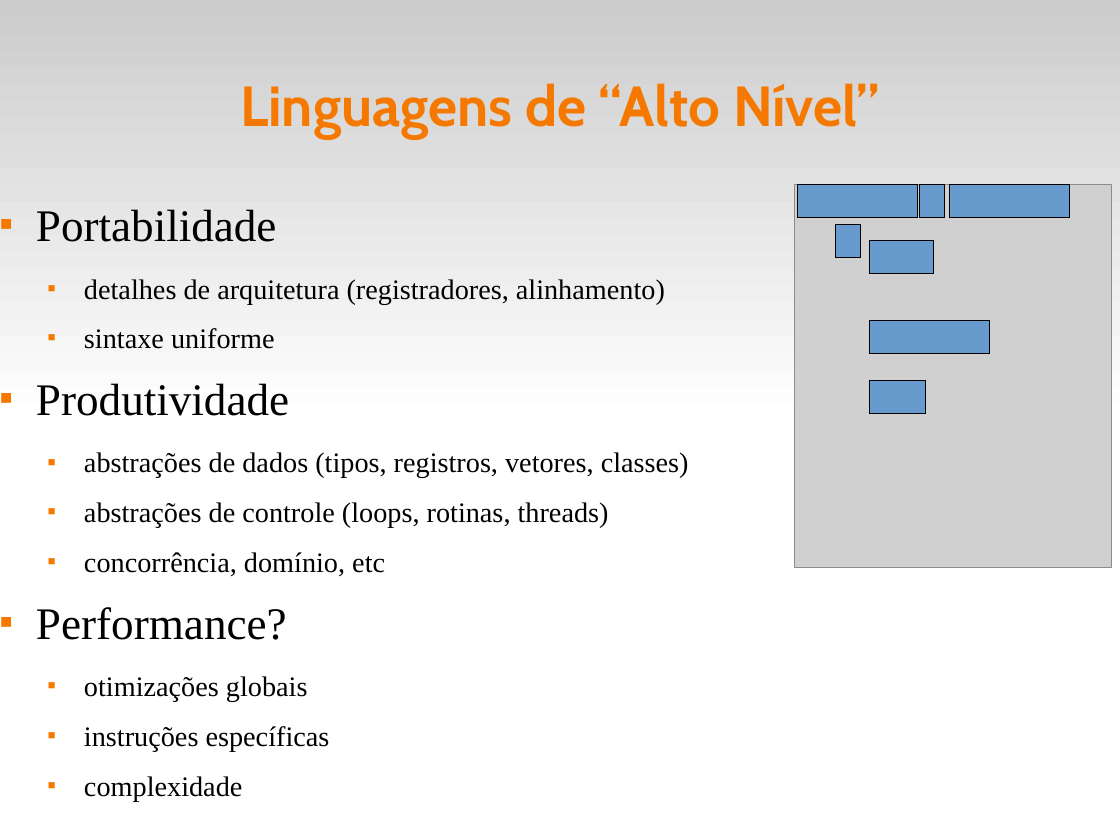
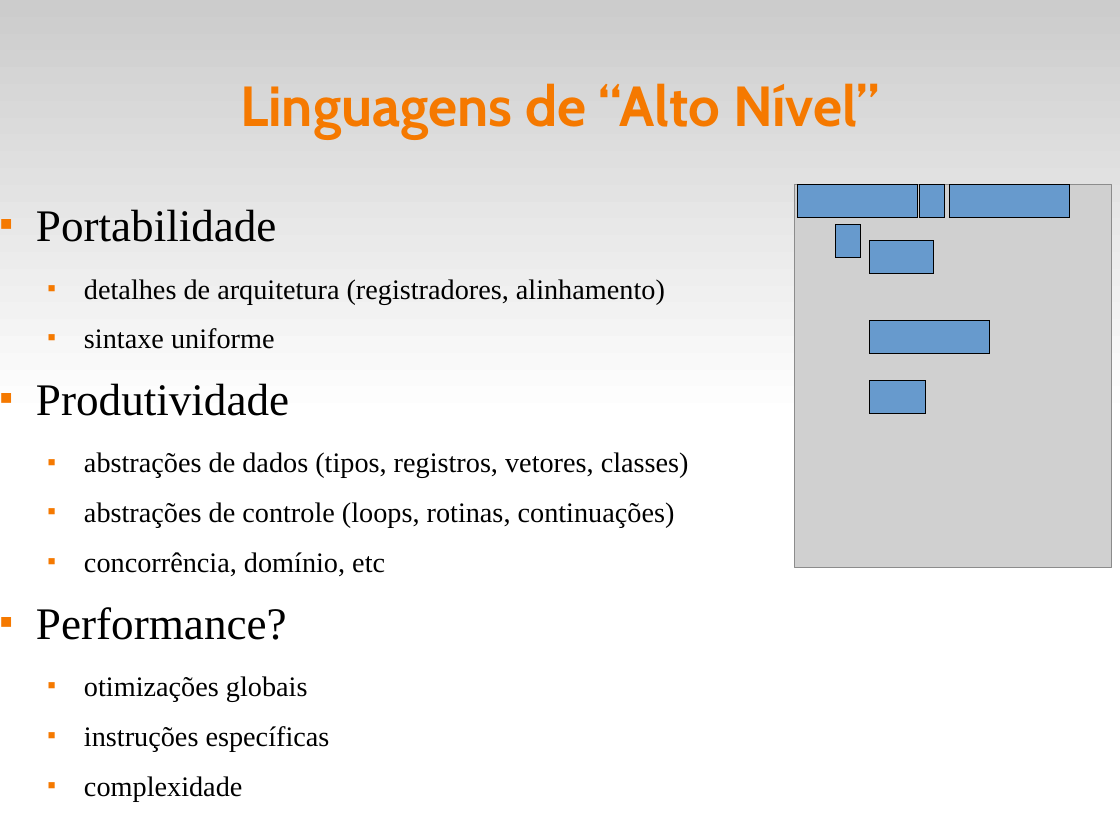
Before and after one commit to fsantanna-uerj/EDL, a slide deck: slide 5 of edl.odp. Drawn at 1120x840 pixels with LibreOffice and Linux fonts; fonts in the diff are those of the drawing; grey boxes stand for pictures. Boxes give left, top, right and bottom in pixels: in the first picture for what was removed or moved away, otherwise in the second. Text is boxed around its words. In the diff, an @@ line names an element or a change of style, - is before the commit and + after.

```diff
--- a/edl.odp
+++ b/edl.odp
@@ text at [84, 502, 675, 528]: text changed @@
-  ■ abstrações de controle (loops, rotinas, threads)
+  ■ abstrações de controle (loops, rotinas, continuações)
```
Also in this commit, not shown: 5 other slides changed, 1 slide added.
